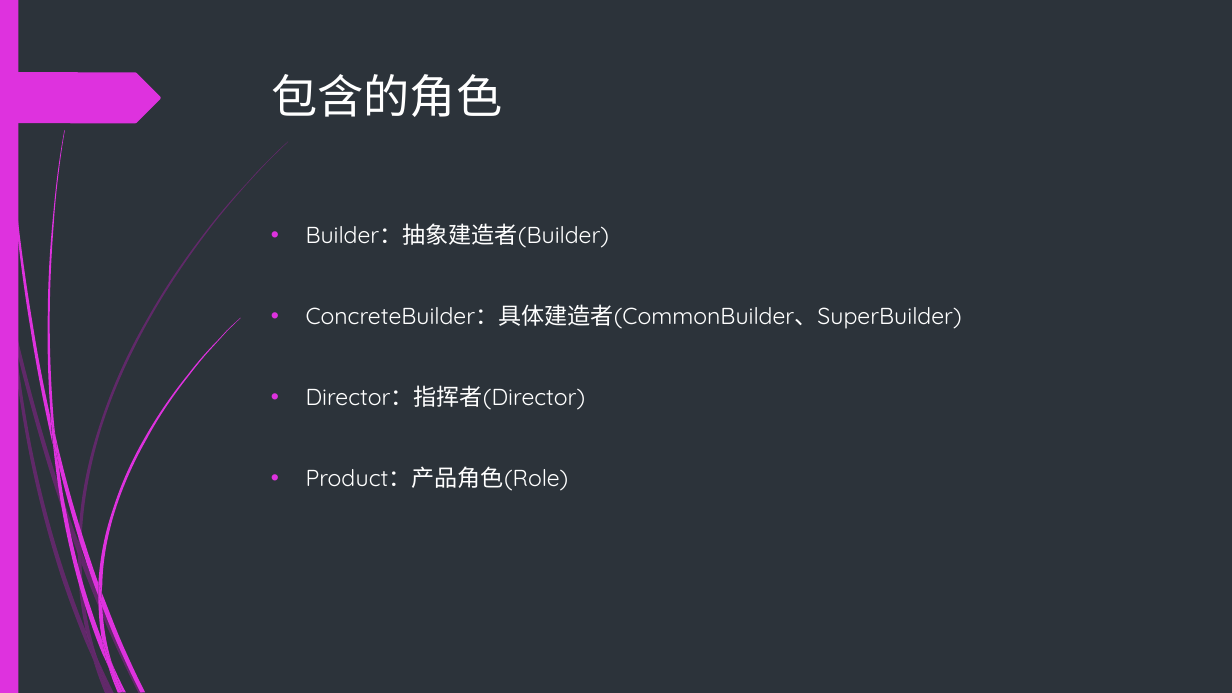
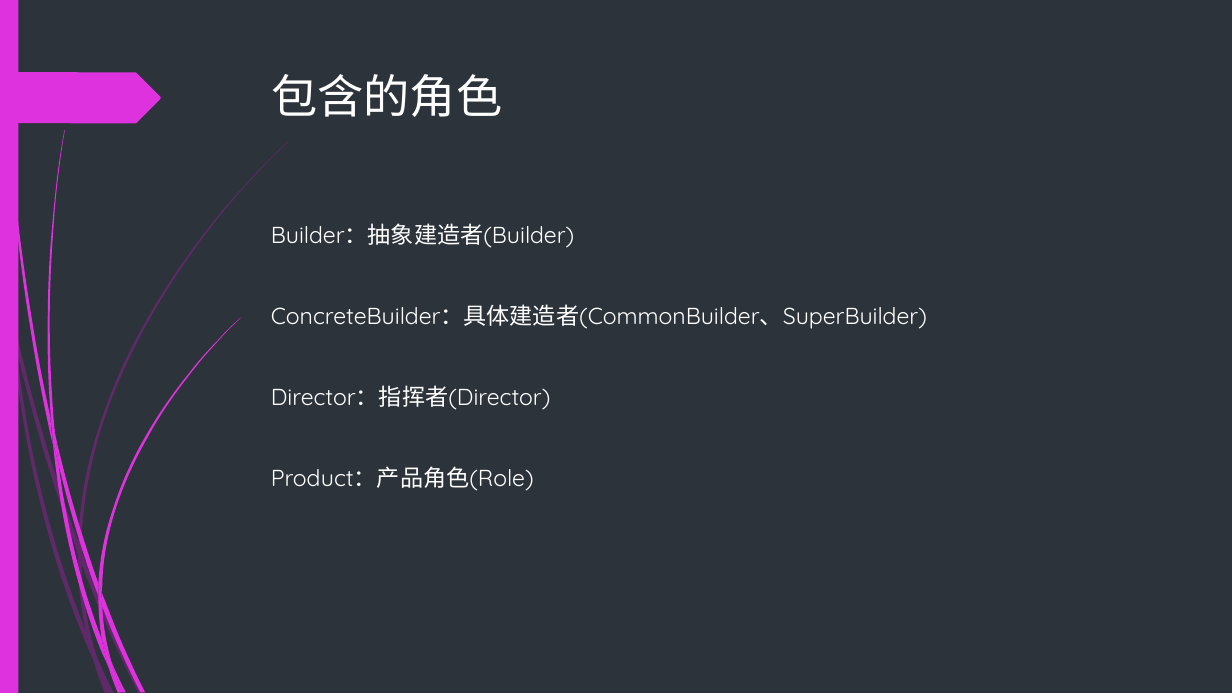
Before and after one commit to Sky8989/DataStructure_learn20190615, a slide deck: slide 2 of src/main/resources/建造者模式.pptx. Drawn at 1232x693 pixels with LibreOffice and Linux fonts; fonts in the diff are those of the drawing. Boxes give left, top, right and bottom in pixels: in the first picture for what was removed or moved away, otherwise in the second. Text is boxed around its words. In the diff, an @@ line names an element or a change of style, - is before the commit and + after.

```diff
--- a/src/main/resources/建造者模式.pptx
+++ b/src/main/resources/建造者模式.pptx
@@ text "Builder：抽象建造者(Builder)" at [271, 223, 927, 491]: bullet • to none @@
```
Also in this commit, not shown: 4 other slides changed, 12 slides added, 8 slides removed, 32 other files.
